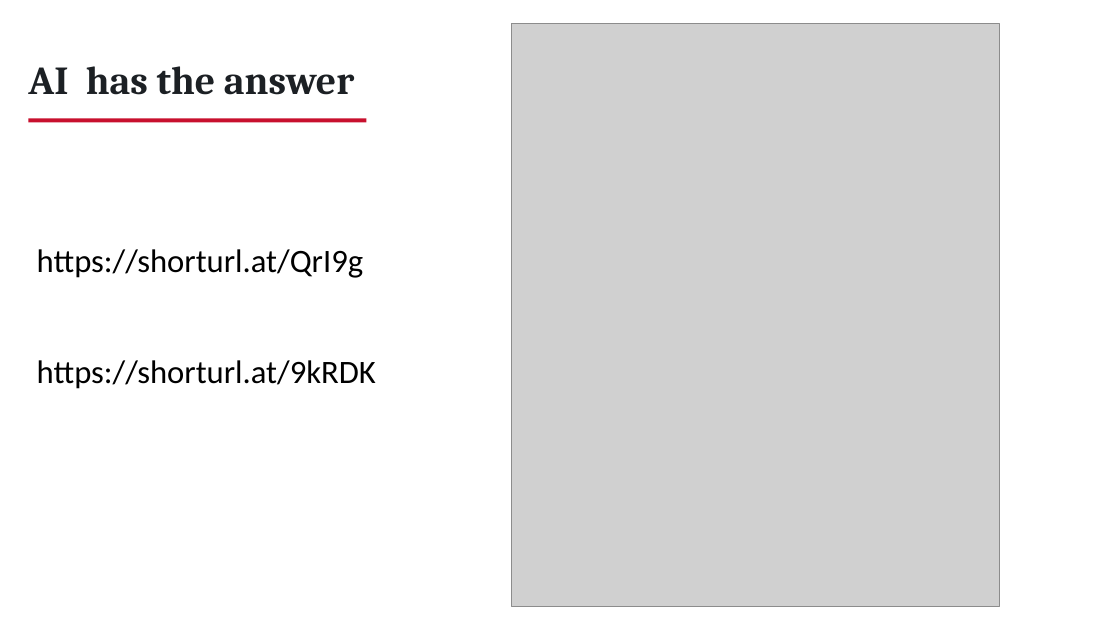
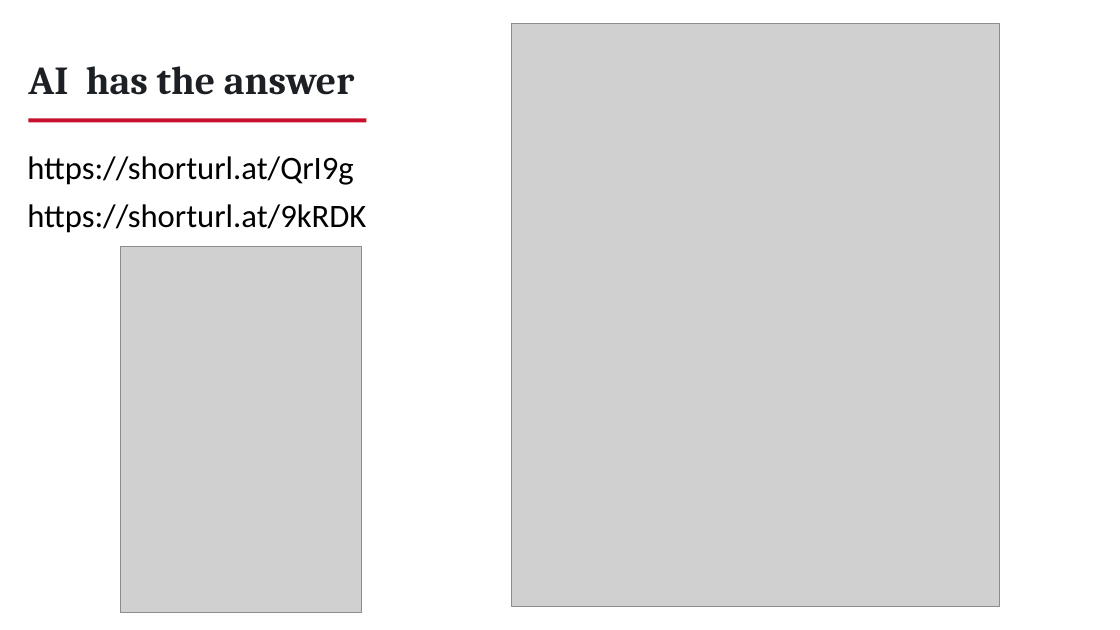
Before and after one commit to dineshkwadhwani/thecoachdinesh, a slide deck: slide 3 of courses/ai/workshop/03_Facilitator/PPT1_Workshop_Slides.pptx. Drawn at 1120x630 pixels with LibreOffice and Linux fonts; fonts in the diff are those of the drawing; grey boxes stand for pictures. Boxes give left, top, right and bottom in pixels: in the first picture for what was removed or moved away, otherwise in the second. Text is boxed around its words. In the diff, an @@ line names an element or a change of style, - is before the commit and + after.

```diff
--- a/courses/ai/workshop/03_Facilitator/PPT1_Workshop_Slides.pptx
+++ b/courses/ai/workshop/03_Facilitator/PPT1_Workshop_Slides.pptx
@@ text "https://shorturl.at/QrI9g": place and size @@
-text "https://shorturl.at/QrI9g" at <box>37,249,363,278</box>
+text "https://shorturl.at/QrI9g" at <box>27,156,353,185</box>
@@ text "https://shorturl.at/9kRDK": place and size @@
-text "https://shorturl.at/9kRDK" at <box>37,360,376,389</box>
+text "https://shorturl.at/9kRDK" at <box>27,204,366,233</box>
@@ picture added at <box>121,246,361,613</box> @@
```
